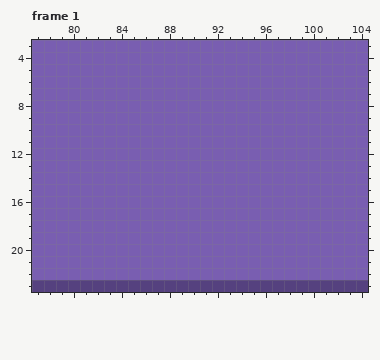
Pixel-art file -- _SelectedAssets/LockedInArt.aseprite. The first picture shows the starting point.
280x115 pixels, 1 frame. Colours within 5 levels of each other are drawn and written as one. Shown: frame 1: x 77..104, y 3..23. The commit also changed other frames or places, which this record leaves out.
After the commit:
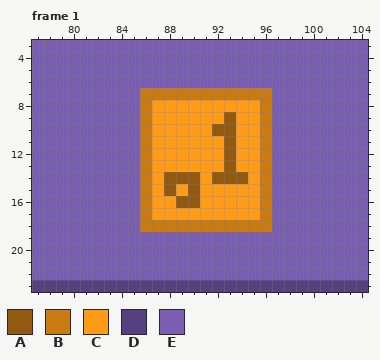
Palette (. is transparent): A #925a10  B #c97a13  C #ff9b17  D #55417f  E #795eb1
Changes in this commit:
layer "Note" added
--- frame 1, layer "Note"
@@ x 84..98 @@
  6 EEEEEEEEEEEEEEE
- 7 EEEEEEEEEEEEEEE
- 8 EEEEEEEEEEEEEEE
- 9 EEEEEEEEEEEEEEE
-10 EEEEEEEEEEEEEEE
-11 EEEEEEEEEEEEEEE
-12 EEEEEEEEEEEEEEE
-13 EEEEEEEEEEEEEEE
-14 EEEEEEEEEEEEEEE
-15 EEEEEEEEEEEEEEE
-16 EEEEEEEEEEEEEEE
-17 EEEEEEEEEEEEEEE
-18 EEEEEEEEEEEEEEE
+ 7 EEBBBBBBBBBBBEE
+ 8 EEBCCCCCCCCCBEE
+ 9 EEBCCCCCCACCBEE
+10 EEBCCCCCAACCBEE
+11 EEBCCCCCCACCBEE
+12 EEBCCCCCCACCBEE
+13 EEBCCCCCCACCBEE
+14 EEBCAAACAAACBEE
+15 EEBCACACCCCCBEE
+16 EEBCCAACCCCCBEE
+17 EEBCCCCCCCCCBEE
+18 EEBBBBBBBBBBBEE
 19 EEEEEEEEEEEEEEE
Changed places in both pictures, as pixel boxes (x1, y1, x2, y2):
changed: (140, 88, 272, 232)
